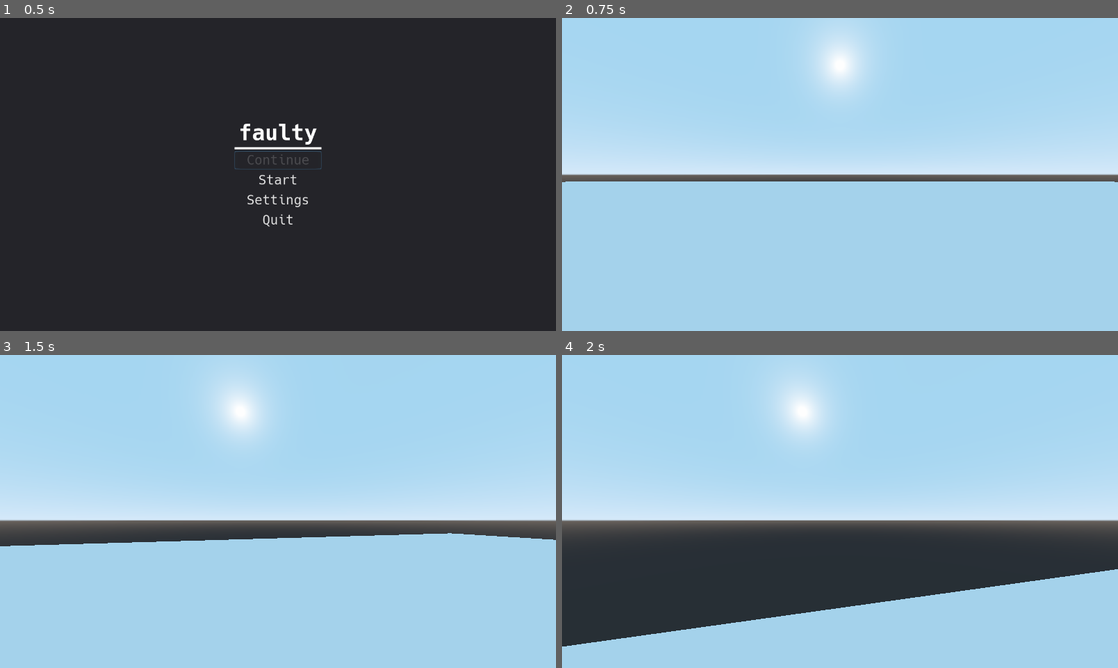
Above: before the commit, frames 1-4 (two rows, left to right).
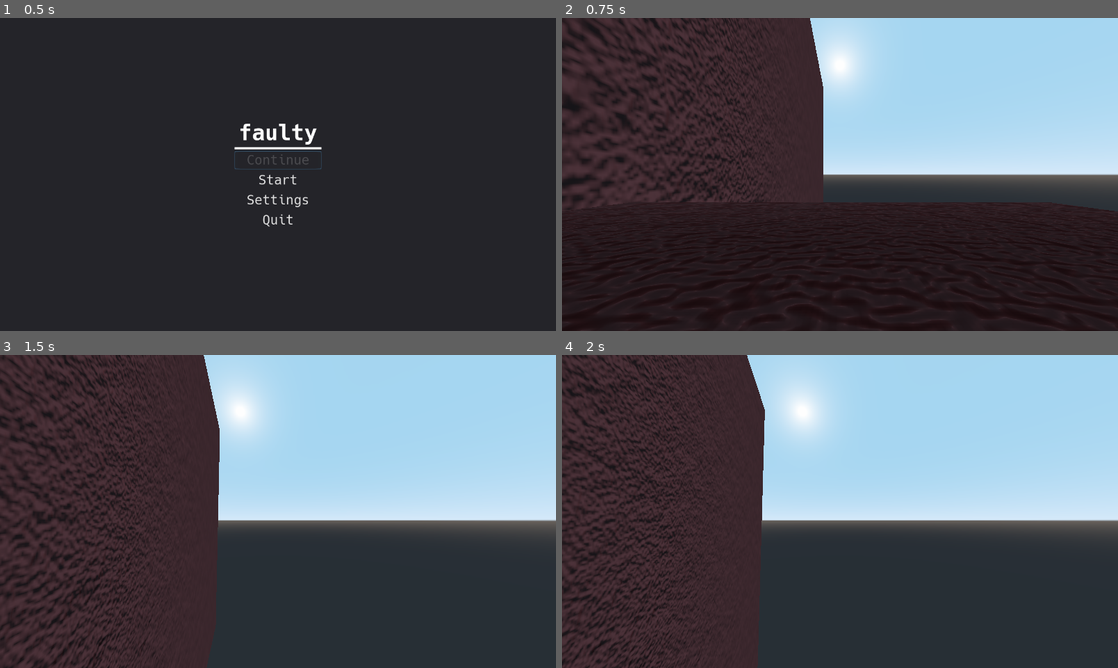
Above: after the commit, the same moments.

Repository: duckinator/faulty
Game: Godot game, scene res://menus/MainMenu.tscn
Same seed, same stepped clock (60 frames per second), same inputs: the game is played once before the commit and once after it.
Inputs (mouse positions are in pixels of both pictures, inside the frame that each line leads up to):
- Up to frame 1 (0.5 s): no input
- Up to frame 2 (0.75 s): click "Start" at 0.5 s
- Up to frame 3 (1.5 s): tap Enter at 1.25 s; move the mouse to (305, 511) at 1.27 s; hold W (movement_forward) from 1.28 s (still down); hold Space (movement_jump) from 1.28 s (still down)
- Up to frame 4 (2 s): keep holding W (movement_forward); keep holding Space (movement_jump)

Frame 1 is identical in both runs. In frame 2, 72% of the frame differs, in the area x 0-100%, y 0-100%; in frame 3, 63%; in frame 4, 42%.

Commit message:
untested code

Diff:
--- a/src/levels/Level001.tscn
+++ b/src/levels/Level001.tscn
@@ -1,23 +1,15 @@
 [gd_scene load_steps=4 format=2]
 
 [ext_resource path="res://player/Player.tscn" type="PackedScene" id=1]
-
-[sub_resource type="CubeMesh" id=1]
-size = Vector3( 100, 1, 60 )
-
-[sub_resource type="ConvexPolygonShape" id=2]
-points = PoolVector3Array( -50, 0.5, 30, 50, 0.5, -30, 50, 0.5, 30, -50, 0.5, -30, -50, -0.5, 30, 50, -0.5, -30, 50, -0.5, 30, -50, -0.5, -30, 50, 0.5, 30, -50, 0.5, -30, 50, 0.5, -30, -50, 0.5, 30, 50, -0.5, 30, -50, -0.5, -30, 50, -0.5, -30, -50, -0.5, 30, 50, 0.5, 30, -50, -0.5, 30, -50, 0.5, 30, 50, -0.5, 30, 50, 0.5, -30, -50, -0.5, -30, -50, 0.5, -30, 50, -0.5, -30 )
+[ext_resource path="res://platforms/NormalPlatform.tscn" type="PackedScene" id=2]
+[ext_resource path="res://platforms/Ground.tscn" type="PackedScene" id=3]
 
 [node name="Spatial" type="Spatial"]
 
 [node name="Player" parent="." instance=ExtResource( 1 )]
 
-[node name="MeshInstance" type="MeshInstance" parent="."]
-transform = Transform( 1, 0, 0, 0, 1, 0, 0, 0, 1, 0, -0.6, 0 )
-mesh = SubResource( 1 )
-material/0 = null
+[node name="Platform" parent="." instance=ExtResource( 2 )]
+transform = Transform( 1, 0, 0, 0, 1, 0, 0, 0, 1, 0, -1.1, 0 )
 
-[node name="StaticBody" type="StaticBody" parent="MeshInstance"]
-
-[node name="CollisionShape" type="CollisionShape" parent="MeshInstance/StaticBody"]
-shape = SubResource( 2 )
+[node name="Ground" parent="." instance=ExtResource( 3 )]
+transform = Transform( -4.37114e-08, -1, 0, 1, -4.37114e-08, 0, 0, 0, 1, -20, 0, -80 )
--- /dev/null
+++ b/src/platforms/Ground.tscn
@@ -0,0 +1,35 @@
+[gd_scene load_steps=6 format=2]
+
+[sub_resource type="OpenSimplexNoise" id=1]
+seed = 5
+octaves = 6
+persistence = 1.0
+
+[sub_resource type="NoiseTexture" id=2]
+width = 2048
+height = 2048
+as_normalmap = true
+bump_strength = 32.0
+noise = SubResource( 1 )
+
+[sub_resource type="SpatialMaterial" id=3]
+albedo_color = Color( 0.470588, 0.227451, 0.227451, 1 )
+normal_enabled = true
+normal_scale = 1.0
+normal_texture = SubResource( 2 )
+
+[sub_resource type="CubeMesh" id=4]
+material = SubResource( 3 )
+size = Vector3( 200, 2, 200 )
+
+[sub_resource type="ConvexPolygonShape" id=5]
+points = PoolVector3Array( -100, 1, 100, 100, 1, -100, 100, 1, 100, -100, 1, -100, -100, -1, 100, 100, -1, -100, 100, -1, 100, -100, -1, -100, 100, 1, 100, -100, 1, -100, 100, 1, -100, -100, 1, 100, 100, -1, 100, -100, -1, -100, 100, -1, -100, -100, -1, 100, 100, 1, 100, -100, -1, 100, -100, 1, 100, 100, -1, 100, 100, 1, -100, -100, -1, -100, -100, 1, -100, 100, -1, -100 )
+
+[node name="Ground" type="MeshInstance"]
+mesh = SubResource( 4 )
+material/0 = null
+
+[node name="StaticBody" type="StaticBody" parent="."]
+
+[node name="CollisionShape" type="CollisionShape" parent="StaticBody"]
+shape = SubResource( 5 )
--- /dev/null
+++ b/src/platforms/NormalPlatform.tscn
@@ -0,0 +1,38 @@
+[gd_scene load_steps=6 format=2]
+
+[sub_resource type="CubeMesh" id=1]
+size = Vector3( 20, 2, 15 )
+
+[sub_resource type="OpenSimplexNoise" id=2]
+persistence = 1.0
+lacunarity = 4.0
+
+[sub_resource type="NoiseTexture" id=3]
+width = 1024
+height = 1024
+as_normalmap = true
+bump_strength = 32.0
+noise = SubResource( 2 )
+
+[sub_resource type="SpatialMaterial" id=4]
+albedo_color = Color( 0.372549, 0.176471, 0.176471, 1 )
+metallic = 0.2
+normal_enabled = true
+normal_scale = 16.0
+normal_texture = SubResource( 3 )
+transmission_enabled = true
+transmission = Color( 0.027451, 0.160784, 0.0588235, 1 )
+
+[sub_resource type="ConvexPolygonShape" id=5]
+points = PoolVector3Array( -10, 1, 7.5, 10, 1, -7.5, 10, 1, 7.5, -10, 1, -7.5, -10, -1, 7.5, 10, -1, -7.5, 10, -1, 7.5, -10, -1, -7.5, 10, 1, 7.5, -10, 1, -7.5, 10, 1, -7.5, -10, 1, 7.5, 10, -1, 7.5, -10, -1, -7.5, 10, -1, -7.5, -10, -1, 7.5, 10, 1, 7.5, -10, -1, 7.5, -10, 1, 7.5, 10, -1, 7.5, 10, 1, -7.5, -10, -1, -7.5, -10, 1, -7.5, 10, -1, -7.5 )
+
+[node name="Platform" type="Spatial"]
+
+[node name="MeshInstance" type="MeshInstance" parent="."]
+mesh = SubResource( 1 )
+material/0 = SubResource( 4 )
+
+[node name="StaticBody" type="StaticBody" parent="MeshInstance"]
+
+[node name="CollisionShape" type="CollisionShape" parent="MeshInstance/StaticBody"]
+shape = SubResource( 5 )
--- a/src/player/Player.gd
+++ b/src/player/Player.gd
@@ -6,10 +6,10 @@
 const MASS = 100
 
 var gravity
-const MAX_SPEED = 35
-const JUMP_SPEED = 10
+const MAX_SPEED = 80
+const JUMP_SPEED = 22
 const ACCEL = 7
-const DEACCEL = 16
+const DEACCEL = 10
 const MAX_SLOPE_ANGLE = 40
 
 var MOUSE_SENSITIVITY = 0
@@ -135,10 +135,11 @@
 
 	vel += Vector3(delta * gravity.x, delta * gravity.y, delta * gravity.z)
 
-	if vel.y < 0:
-		vel += Vector3.UP * gravity.y * (FALL_MULTIPLIER - 1) * delta
-	elif (vel.y > 0) and not Input.is_action_pressed("movement_jump"):
-		vel += Vector3.UP * gravity.y * (LOW_JUMP_MULTIPLIER - 1) * delta
+	#if vel.y < 0:
+	#	vel += Vector3.UP * gravity.y * (FALL_MULTIPLIER - 1) * delta
+	#elif (vel.y > 0) and not Input.is_action_pressed("movement_jump"):
+	#	vel += Vector3.UP * gravity.y * (LOW_JUMP_MULTIPLIER - 1) * delta
+	vel += (Vector3.UP * gravity.y * delta) * 2
 
 	var hvel = vel
 	hvel.y = 0
--- a/src/player/Player.tscn
+++ b/src/player/Player.tscn
@@ -36,7 +36,7 @@
 
 [node name="DummyRigidBody" type="RigidBody" parent="."]
 transform = Transform( 1, 0, 0, 0, 1, 0, 0, 0, 1, 0, 1.75, 0 )
-mass = 30.0
+mass = 50.0
 
 [node name="MeshInstance" type="MeshInstance" parent="DummyRigidBody"]
 mesh = SubResource( 3 )
